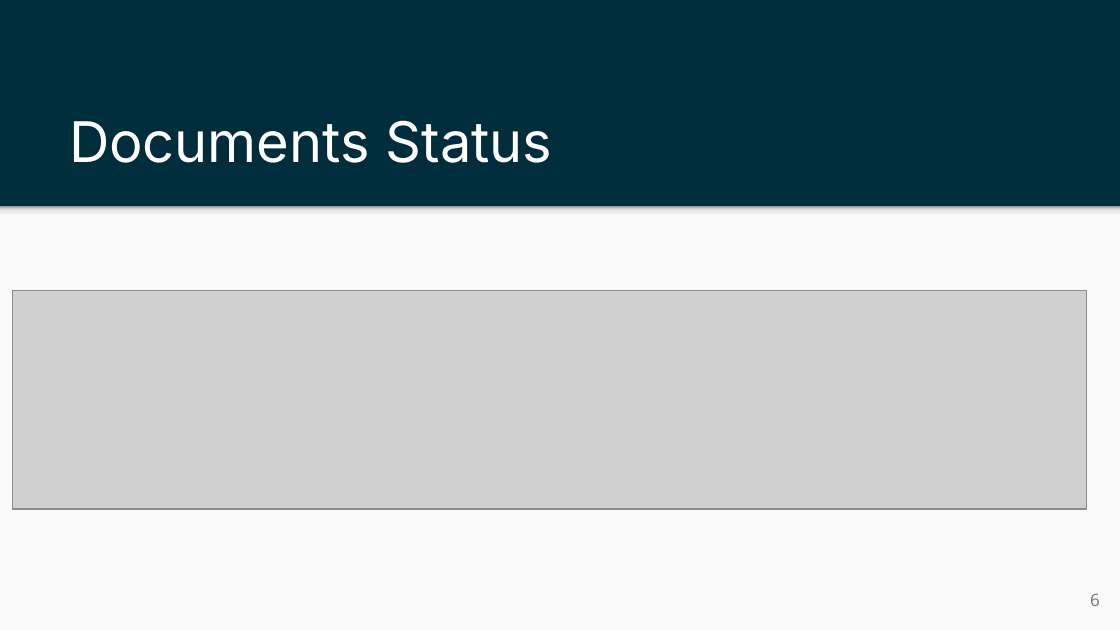
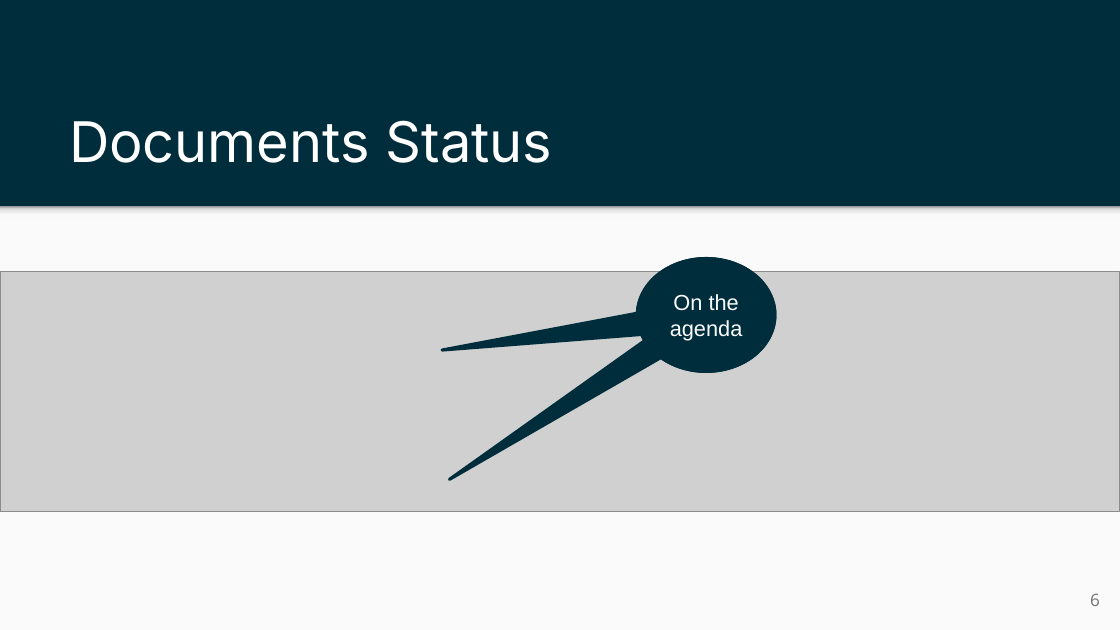
Before and after one commit to ietf-wg-nmop/IETF-Meetings, a slide deck: slide 6 of 120/nmop-chairs-slides.pptx. Drawn at 1120x630 pixels with LibreOffice and Linux fonts; fonts in the diff are those of the drawing; grey boxes stand for pictures. Boxes give left, top, right and bottom in pixels: in the first picture for what was removed or moved away, otherwise in the second. Text is boxed around its words. In the diff, an @@ line names an element or a change of style, - is before the commit and + after.

```diff
--- a/120/nmop-chairs-slides.pptx
+++ b/120/nmop-chairs-slides.pptx
@@ speech bubble added at <box>637,259,775,372</box>, fill #002D3C, outline #002D3C 2 pt @@
@@ speech bubble added at <box>637,259,775,372</box>, fill #002D3C, outline #002D3C 2 pt, 14 pt, text #FAFAFA @@
+On the agenda
@@ picture: place and size @@
-picture at <box>12,290,1086,508</box>
+picture at <box>0,271,1120,512</box>
```
Also in this commit, not shown: 3 other slides changed, 1 other file.
